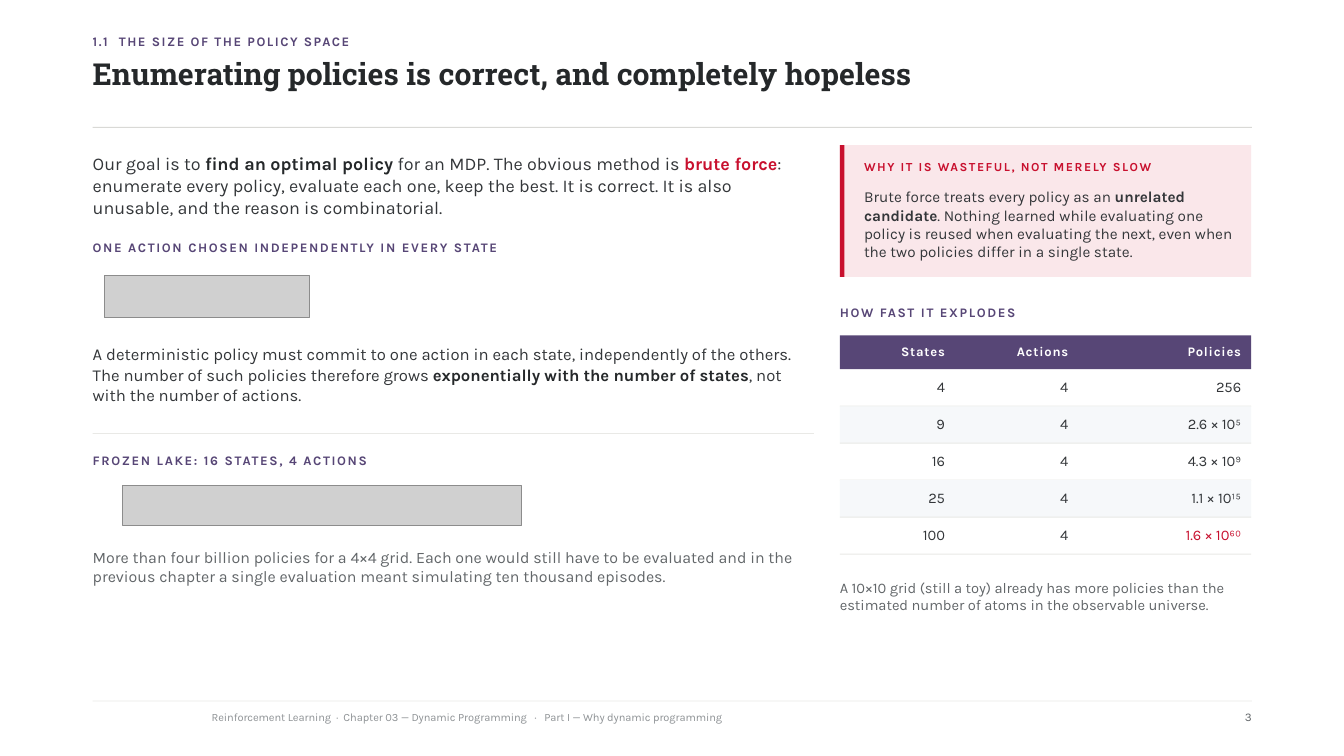
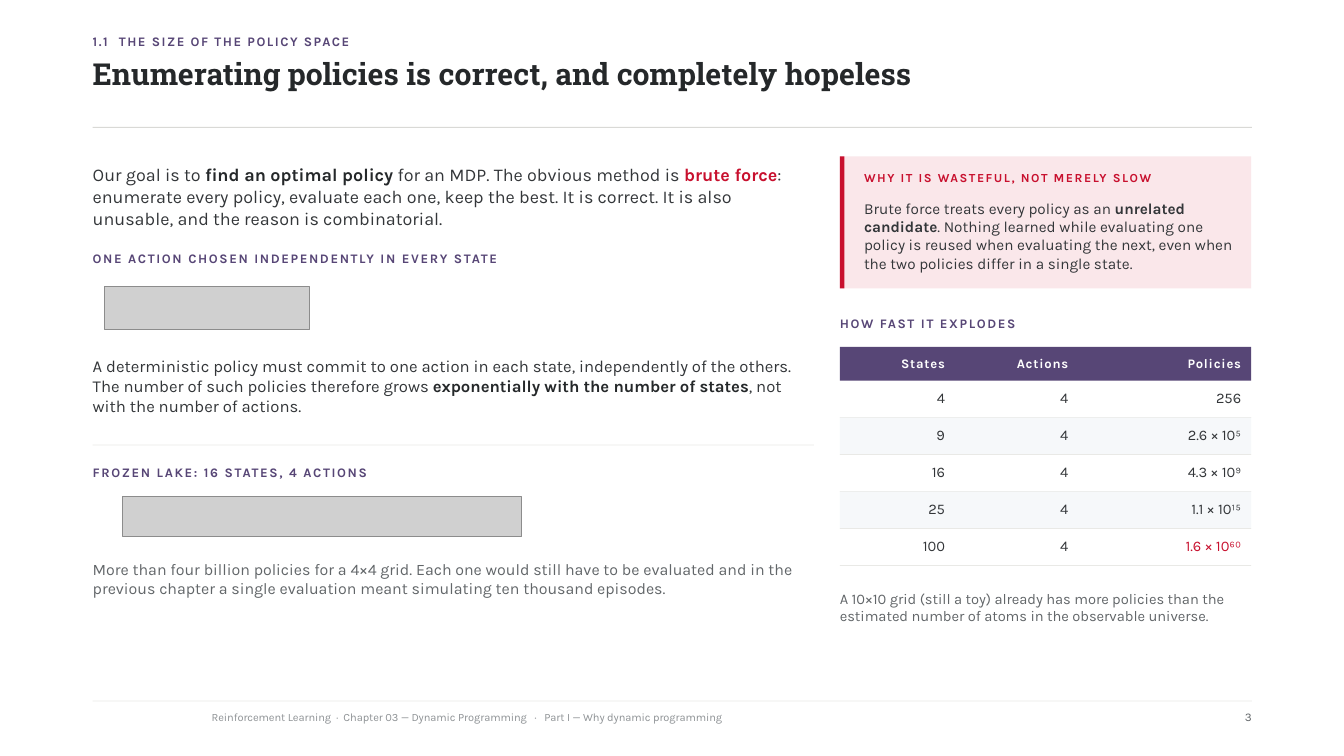
Before and after one commit to riccardoberta/reinforcement-learning, a slide deck: slide 3 of 03 - Dynamic Programming/slides.pptx. Drawn at 1344x756 pixels with LibreOffice and Linux fonts; fonts in the diff are those of the drawing; grey boxes stand for pictures; background and template pictures are left out. Boxes give left, top, right and bottom in pixels: in the first picture for what was removed or moved away, otherwise in the second. Text is boxed around its words. In the diff, an @@ line names an element or a change of style, - is before the commit and + after.

```diff
--- a/03 - Dynamic Programming/slides.pptx
+++ b/03 - Dynamic Programming/slides.pptx
@@ 26 texts, 11 rectangles, 2 pictures: place and size @@
-26 texts, 11 rectangles, 2 pictures at box(93, 145, 1251, 610)
+26 texts, 11 rectangles, 2 pictures at box(93, 156, 1251, 621)
@@ text "More than four billion policies ...": place and size @@
-text "More than four billion policies ..." at box(93, 552, 792, 586)
+text "More than four billion policies ..." at box(93, 564, 792, 598)
```
Also in this commit, not shown: 20 other slides changed, 10 other files.
